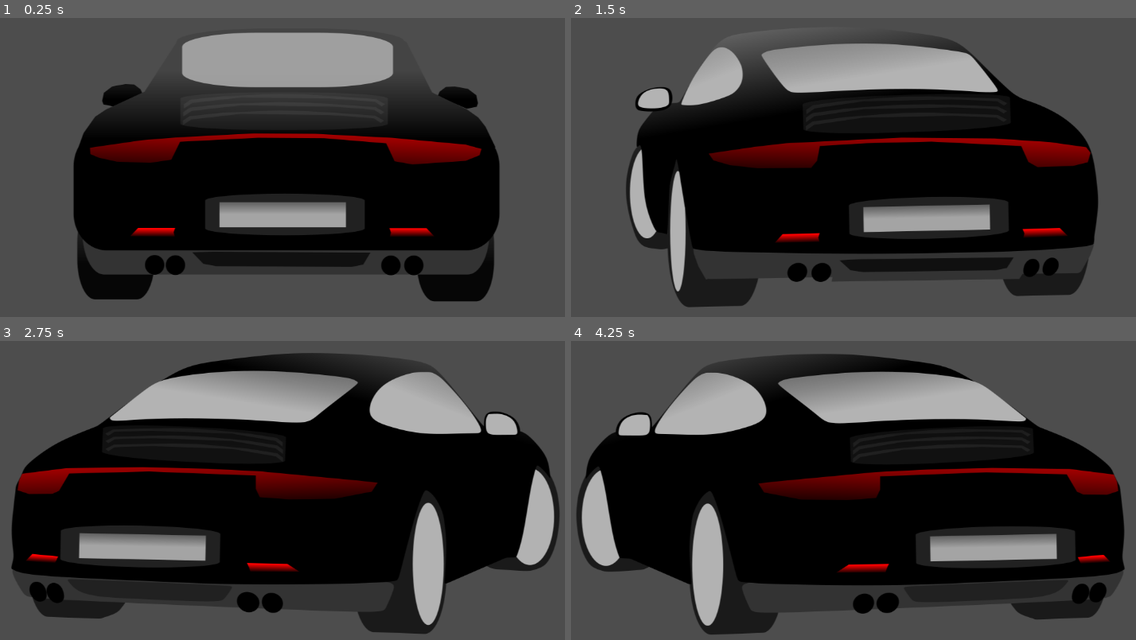
Above: before the commit, frames 1-4 (two rows, left to right).
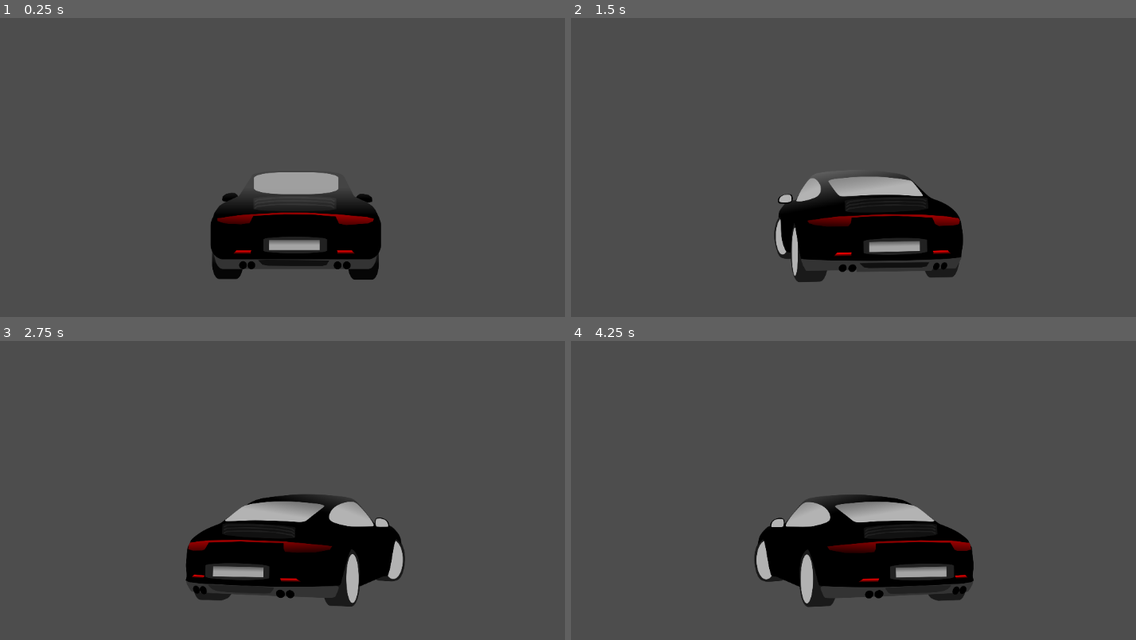
Above: after the commit, the same moments.

Repository: JupeScoop/TurboRun
Game: Godot game, scene res://TestScene2.tscn
Two runs of this game, one before a commit and one after it. Both use one fixed random seed, a clock stepped at 60 frames per second and the inputs below.
Inputs:
- Up to frame 1 (0.25 s): no input
- Up to frame 2 (1.5 s): tap Enter at 0.5 s; hold Right (ui_right) 0.53-1.28 s; hold Left (ui_left) from 1.28 s (still down)
- Up to frame 3 (2.75 s): release Left (ui_left) at 2.03 s; hold Right (ui_right) from 2.03 s (still down)
- Up to frame 4 (4.25 s): tap Space at 3.5 s; release Right (ui_right) at 3.53 s; hold Left (ui_left) from 3.53 s (still down)

The runs differ from the first frame. In frame 1, 49% of the frame differs, in the area x 12-89%, y 4-95%; in frame 2, 55%; in frame 3, 62%; in frame 4, 62%, in the area x 0-99%, y 4-99%.

Commit message:
Updates camera tracking

Diff:
--- a/turborun/TestScene2.tscn
+++ b/turborun/TestScene2.tscn
@@ -1,7 +1,8 @@
-[gd_scene load_steps=3 format=3 uid="uid://bnmtjnnba3spv"]
+[gd_scene load_steps=4 format=3 uid="uid://bnmtjnnba3spv"]
 
 [ext_resource type="PackedScene" uid="uid://b8ltkuaq6o8kc" path="res://sprite_2d.tscn" id="1_c2fg6"]
 [ext_resource type="Texture2D" uid="uid://qgshk0denxw1" path="res://Assets/Car/Black911.png" id="2_8f8h1"]
+[ext_resource type="Script" uid="uid://cd0i5e1kisitb" path="res://camera_2d.gd" id="3_tcixb"]
 
 [node name="Node2D" type="Node2D"]
 
@@ -11,5 +12,10 @@
 texture = ExtResource("2_8f8h1")
 region_enabled = true
 
-[node name="Camera2D" type="Camera2D" parent="."]
-position = Vector2(-579, -303)
+[node name="Camera2D" type="Camera2D" parent="Sprite2D"]
+position = Vector2(-37, -20)
+rotation = 3.14159
+scale = Vector2(1, -1)
+offset = Vector2(0, -300)
+zoom = Vector2(0.4, 0.4)
+script = ExtResource("3_tcixb")
--- /dev/null
+++ b/turborun/camera_2d.gd
@@ -0,0 +1 @@
+extends Camera2D
--- a/turborun/car.gd
+++ b/turborun/car.gd
@@ -7,7 +7,7 @@
 const FRAME_RIGHT_HARD := 4
 
 @export var frame_width := 1039
-@export var turn_hold_time := 0.5
+@export var turn_hold_time := 0.2
 
 var left_hold := 0.0
 var right_hold := 0.0
--- a/turborun/test_scene.tscn
+++ /dev/null
@@ -1,10 +0,0 @@
-[gd_scene load_steps=2 format=3 uid="uid://d161gxndpi31h"]
-
-[ext_resource type="PackedScene" uid="uid://b8ltkuaq6o8kc" path="res://sprite_2d.tscn" id="1_uhqqe"]
-
-[node name="TestScene" type="Node2D"]
-position = Vector2(-1, 0)
-
-[node name="Sprite2D" parent="." instance=ExtResource("1_uhqqe")]
-
-[node name="Camera2D" type="Camera2D" parent="."]
Not shown, added: turborun/camera_2d.gd.uid
